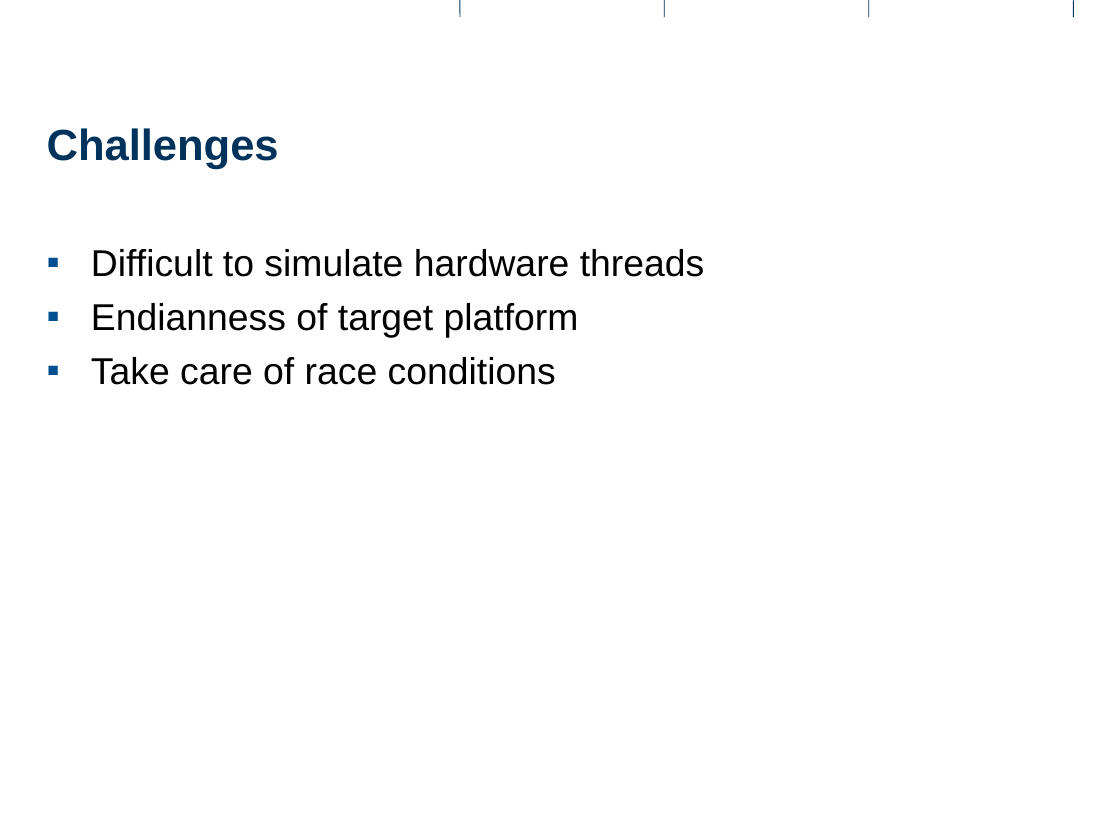
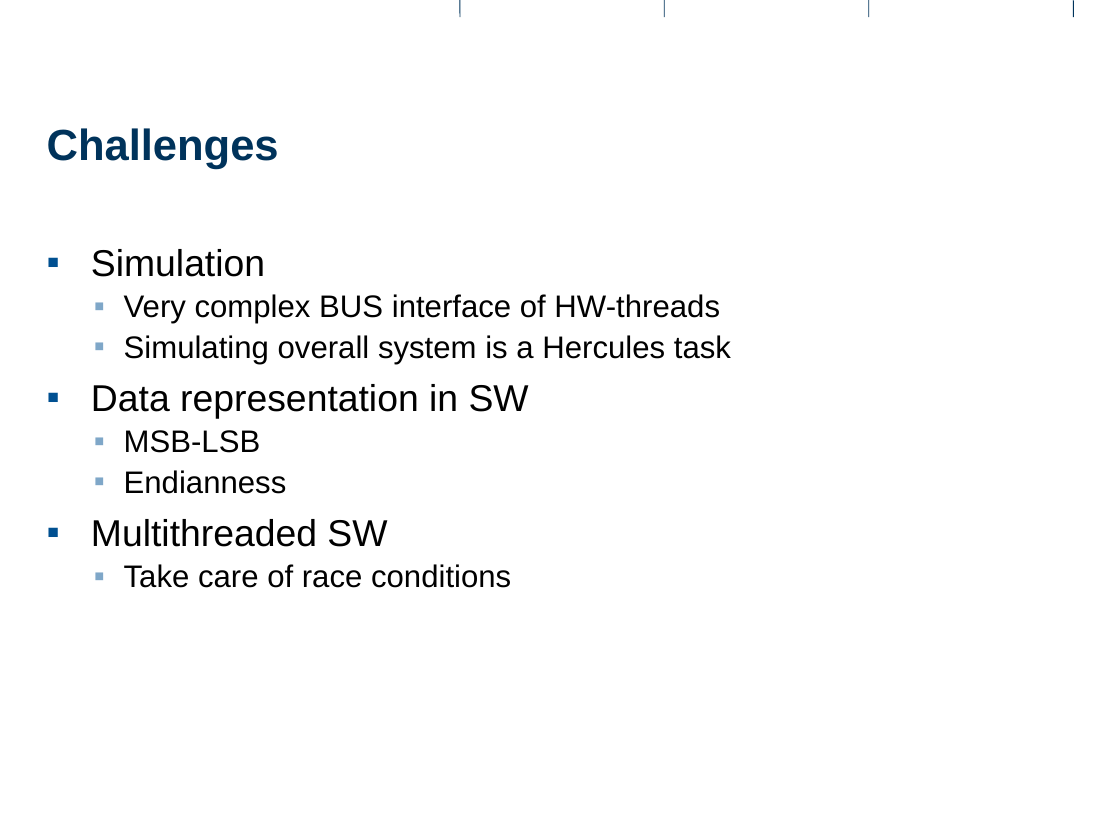
Before and after one commit to rihuber/ma, a slide deck: slide 21 of documents/presentations/intermediate2/intermediate2.odp (slide 19 before the commit). Drawn at 1120x840 pixels with LibreOffice and Linux fonts; fonts in the diff are those of the drawing; background and template pictures are left out. Boxes give left, top, right and bottom in pixels: in the first picture for what was removed or moved away, otherwise in the second. Text is boxed around its words. In the diff, an @@ line names an element or a change of style, - is before the commit and + after.

```diff
--- a/documents/presentations/intermediate2/intermediate2.odp
+++ b/documents/presentations/intermediate2/intermediate2.odp
@@ text at (91, 249, 731, 547): text changed; size 24 to 20 pt @@
-▪ Difficult to simulate hardware threads
-▪ Endianness of target platform
+▪ Simulation
+  ▪ Very complex BUS interface of HW-threads
+  ▪ Simulating overall system is a Hercules task
+▪ Data representation in SW
+  ▪ MSB-LSB
+  ▪ Endianness
+▪ Multithreaded SW
@@ text at (124, 564, 511, 588): size 24 to 20 pt in "Take care of race conditions"; list level 1 to 2 in "Take care of race conditions"; line spacing 1 to 22pt; bullet colour #005091 to #7FA7C8 @@
```
Also in this commit, not shown: 6 other slides changed, 3 slides added, 1 slide removed, 37 other files.
